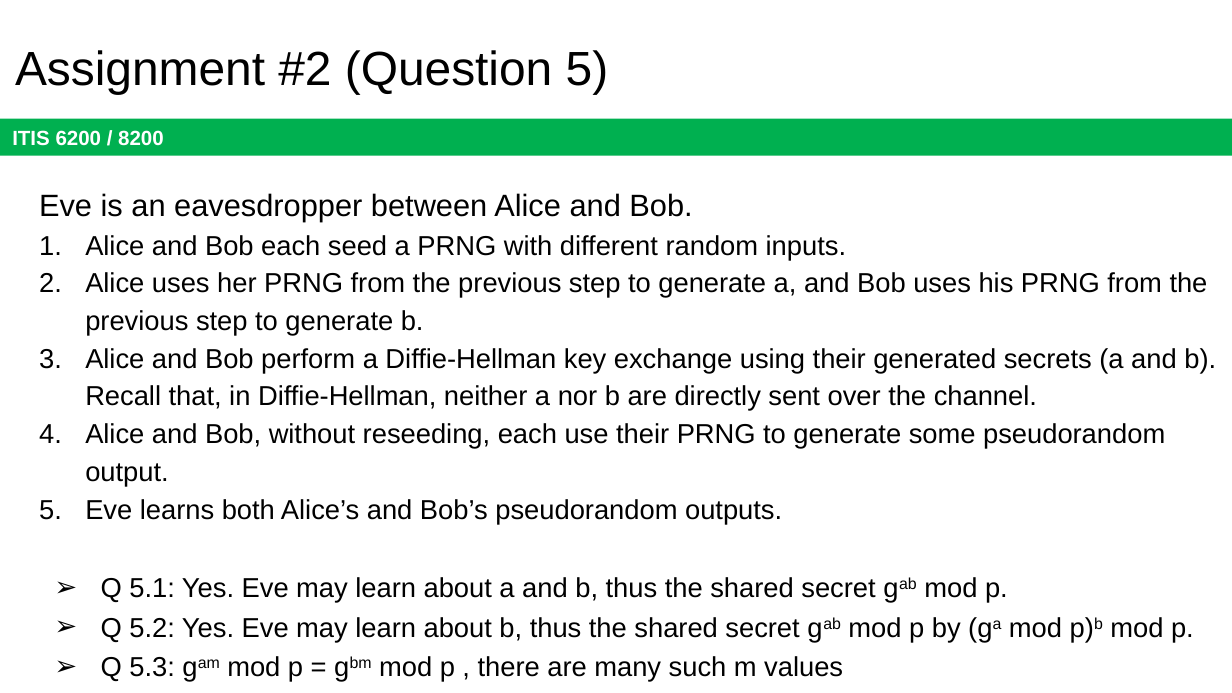
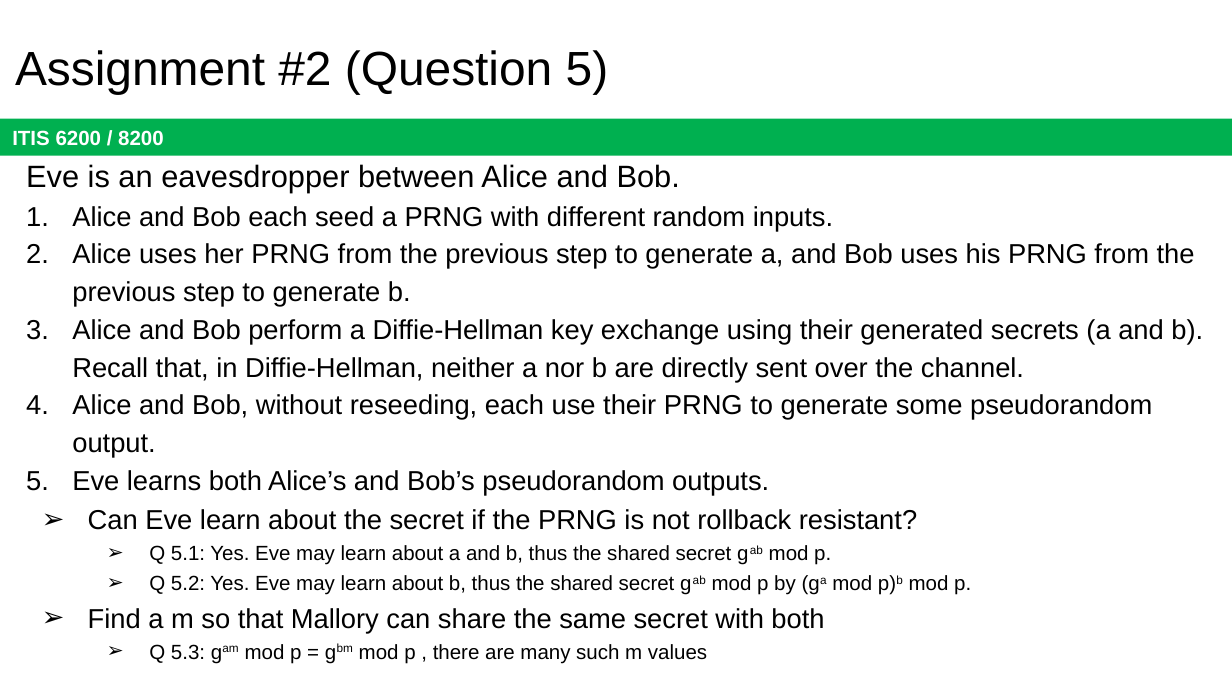
Before and after one commit to jx5c/github.io, a slide deck: slide 7 of teaching/ITIS6200/2023fa/lectures/Midterm.review.pptx. Drawn at 1232x693 pixels with LibreOffice and Linux fonts; fonts in the diff are those of the drawing. Boxes give left, top, right and bottom in pixels: in the first picture for what was removed or moved away, otherwise in the second. Text is boxed around its words. In the diff, an @@ line names an element or a change of style, - is before the commit and + after.

```diff
--- a/teaching/ITIS6200/2023fa/lectures/Midterm.review.pptx
+++ b/teaching/ITIS6200/2023fa/lectures/Midterm.review.pptx
@@ text "Eve is an eavesdropper between ...": place and size @@
-text "Eve is an eavesdropper between ..." at [39, 193, 1216, 682]
+text "Eve is an eavesdropper between ..." at [26, 164, 1203, 664]
@@ text at [88, 509, 917, 530]: paragraph added @@
+➢ Can Eve learn about the secret if the PRNG is not rollback resistant?
@@ text at [149, 545, 971, 664]: size 16 to 12 pt in "Q 5.1: Yes. Eve may learn about ...", "Q 5.2: Yes. Eve may learn about ...", "Q 5.3: gam mod p = gbm ..."; list level 1 to 2 in "Q 5.1: Yes. Eve may ..."; list level 1 to 2 in "Q 5.2: Yes. Eve may ..."; list level 1 to 2 in "Q 5.3: gam mod p ..." @@
@@ text at [88, 608, 824, 633]: paragraph added @@
+➢ Find a m so that Mallory can share the same secret with both
```
Also in this commit, not shown: 5 other slides changed, 1 other file.
